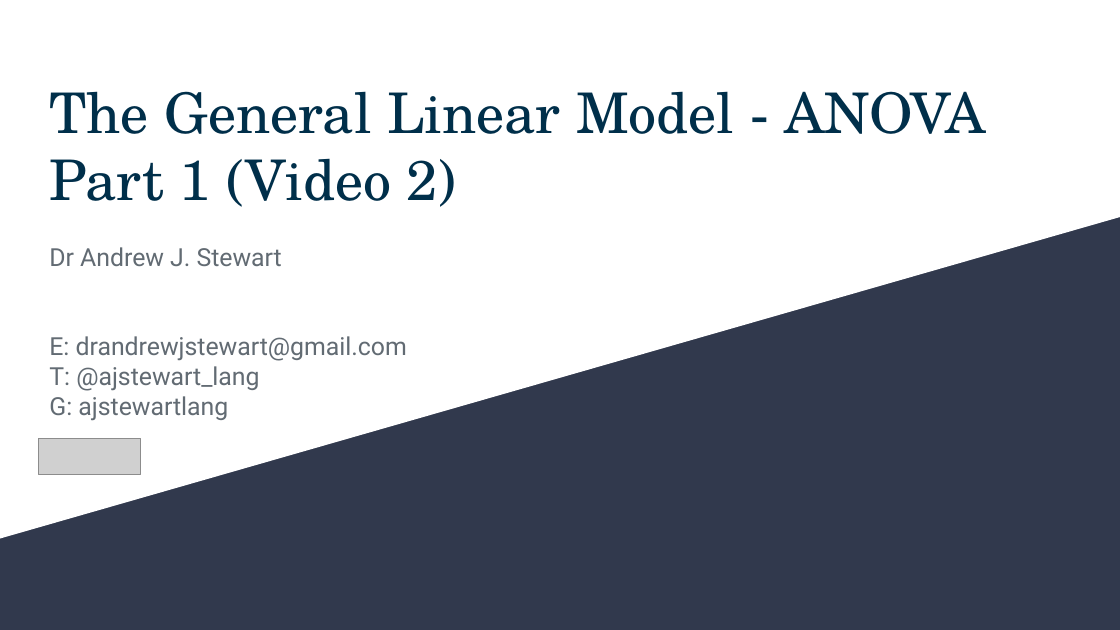
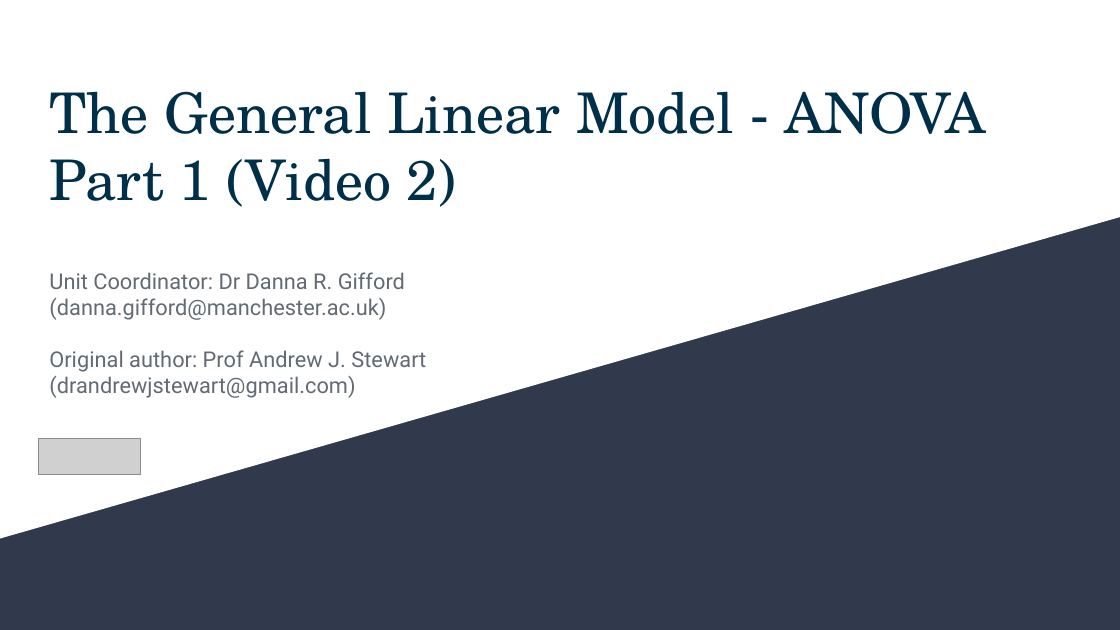
Before and after one commit to dannagifford/Wk4-11_glm_anova_pt1, a slide deck: slide 1 of slides/glm_anova_pt1_video2.odp. Drawn at 1120x630 pixels with LibreOffice and Linux fonts; fonts in the diff are those of the drawing; grey boxes stand for pictures. Boxes give left, top, right and bottom in pixels: in the first picture for what was removed or moved away, otherwise in the second. Text is boxed around its words. In the diff, an @@ line names an element or a change of style, - is before the commit and + after.

```diff
--- a/slides/glm_anova_pt1_video2.odp
+++ b/slides/glm_anova_pt1_video2.odp
@@ subtitle at <box>49,272,426,398</box>: text changed; size 16 to 14 pt @@
-Dr Andrew J. Stewart
-E: drandrewjstewart@gmail.com
-T: @ajstewart_lang
-G: ajstewartlang
+Unit Coordinator: Dr Danna R. Gifford (danna.gifford@manchester.ac.uk)
+Original author: Prof Andrew J. Stewart (drandrewjstewart@gmail.com)
```
Also in this commit, not shown: 4 other files.
